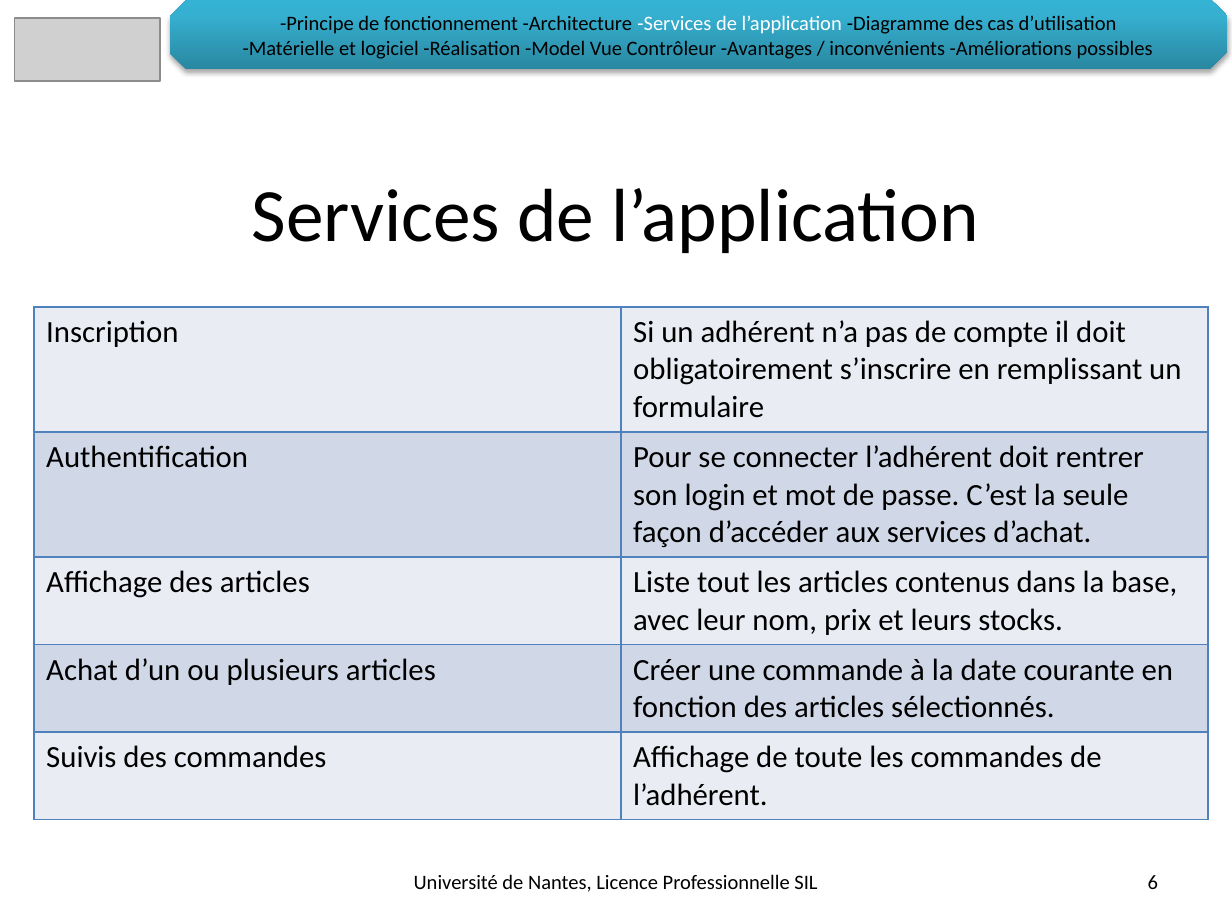
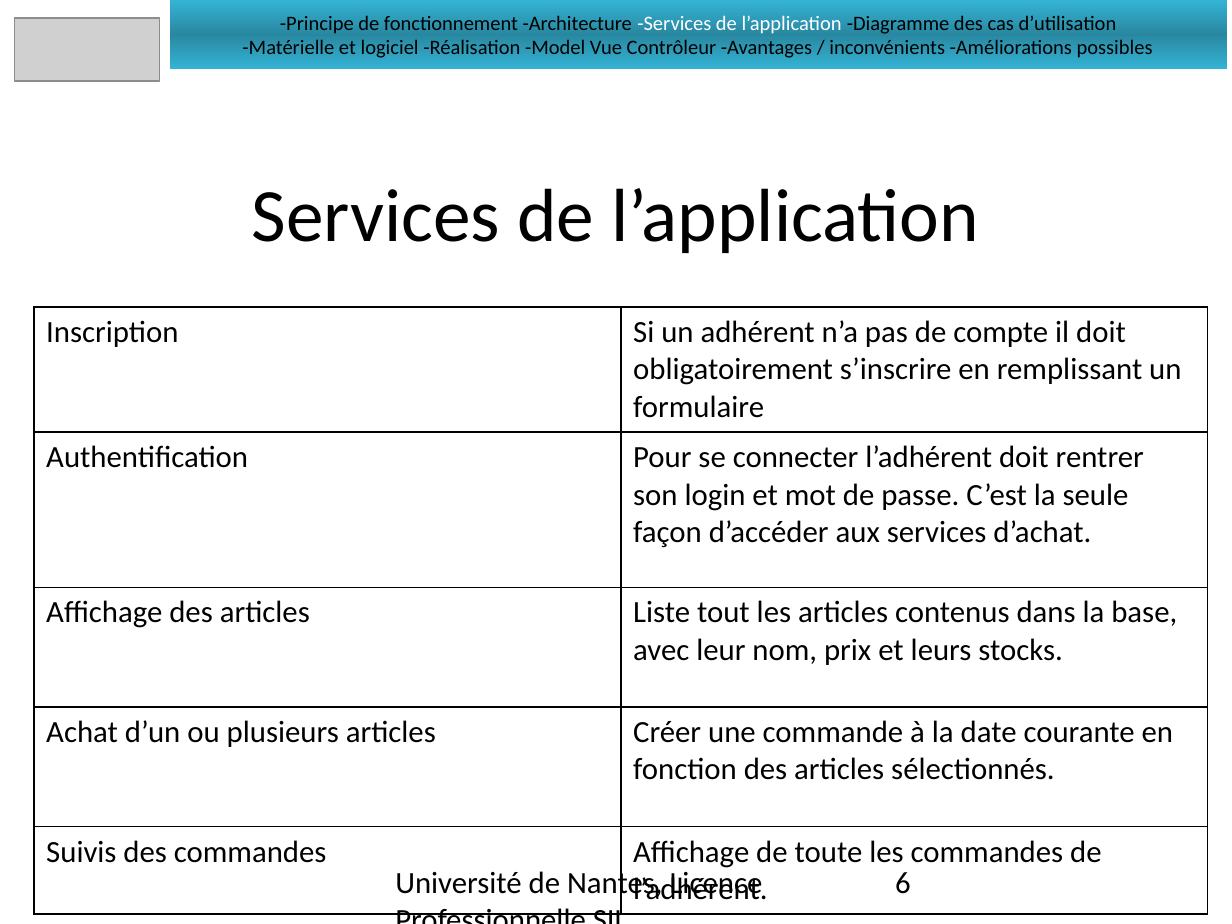
Before and after one commit to LeonardoALARCON/progr3, a slide deck: slide 6 of Documentation/DiapoProg3/PresentationProg3.pptx. Drawn at 1232x924 pixels with LibreOffice and Linux fonts; fonts in the diff are those of the drawing; grey boxes stand for pictures; background and template pictures are left out. Boxes give left, top, right and bottom in pixels: in the first picture for what was removed or moved away, otherwise in the second. Text is boxed around its words. In the diff, an @@ line names an element or a change of style, - is before the commit and + after.

```diff
--- a/Documentation/DiapoProg3/PresentationProg3.pptx
+++ b/Documentation/DiapoProg3/PresentationProg3.pptx
@@ rectangle "-Principe de fonctionnement -Architecture -Services ..." at (x1=170, y1=0, x2=1227, y2=69): snip diag rect to rectangle; fill gradient #2A88A2 to #37B1D2 to #34B4D6 to gradient #34B3D5 to #2988A1; shadow off @@
@@ table at (x1=34, y1=307, x2=1207, y2=904) @@
@@ fill #E9EDF4 to none in 6 cells @@
@@ fill #D0D8E8 to none in 4 cells @@
@@ borders changed @@
@@ text "Université de Nantes, Licence Professionnelle ..." at (x1=395, y1=867, x2=763, y2=901): size 12 to 18 pt; alignment centre to left; vertical alignment middle to top @@
@@ page number at (x1=895, y1=872, x2=911, y2=894): size 12 to 18 pt; alignment right to left; vertical alignment middle to top @@
```
Also in this commit, not shown: 19 other slides changed, 9 other files.
